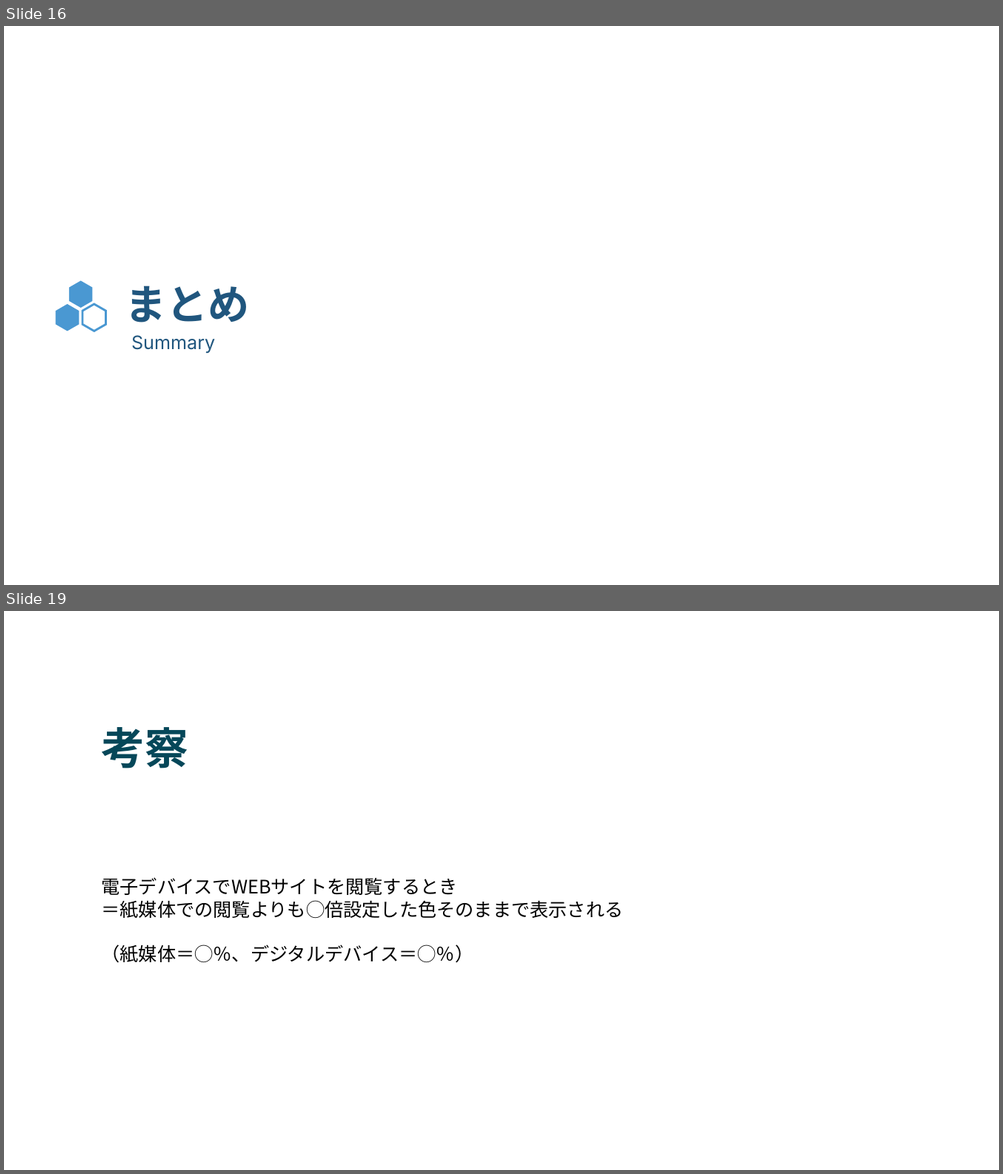
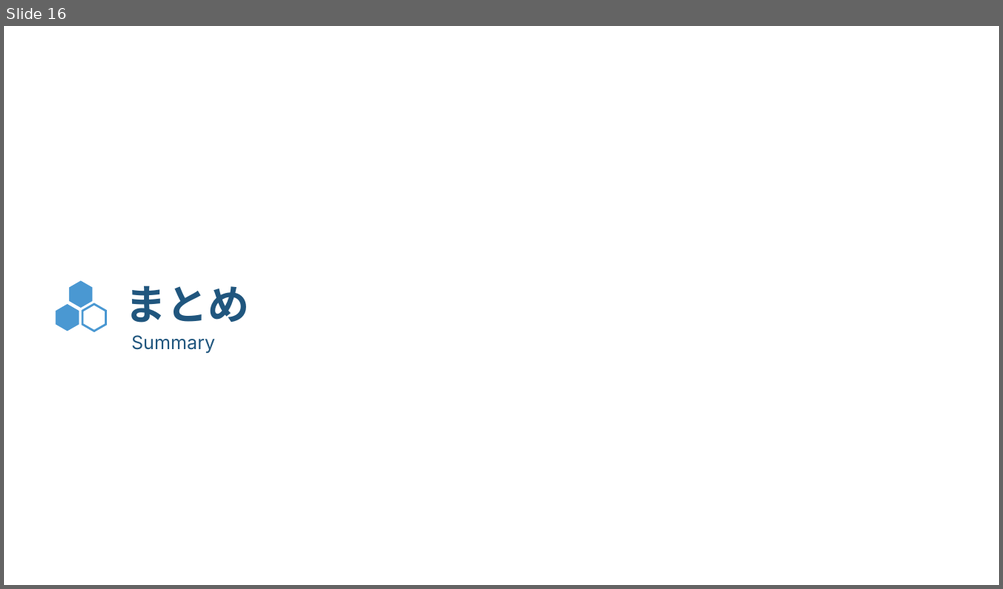
Before and after one commit to nearfactory/Soutan, a slide deck: そうたん.pptx. Shown one above the other, each under a label of ours: slides 16 and 19 before the commit, slide 16 after it; the slides between them are not shown. The pictures are 1003x1174 and 1003x589 pixels, drawn with LibreOffice and Linux fonts; fonts in the diff are those of the drawing. Boxes give left, top, right and bottom in pixels: in the first picture for what was removed or moved away, otherwise in the second. Text is boxed around its words. In the diff, an @@ line names an element or a change of style, - is before the commit and + after.

```diff
--- a/そうたん.pptx
+++ b/そうたん.pptx
@@ slide 19 removed at (x1=4, y1=611, x2=999, y2=1170), background #FFFFFF @@
@@ text removed at (x1=101, y1=727, x2=188, y2=769) @@
-考察
@@ text removed at (x1=101, y1=877, x2=623, y2=963) @@
-電子デバイスでWEBサイトを閲覧するとき
-＝紙媒体での閲覧よりも◯倍設定した色そのままで表示される
-（紙媒体＝◯％、デジタルデバイス＝◯％）
```
Also in this commit, not shown: 4 slides changed, 1 other slide removed, 2 other files.
